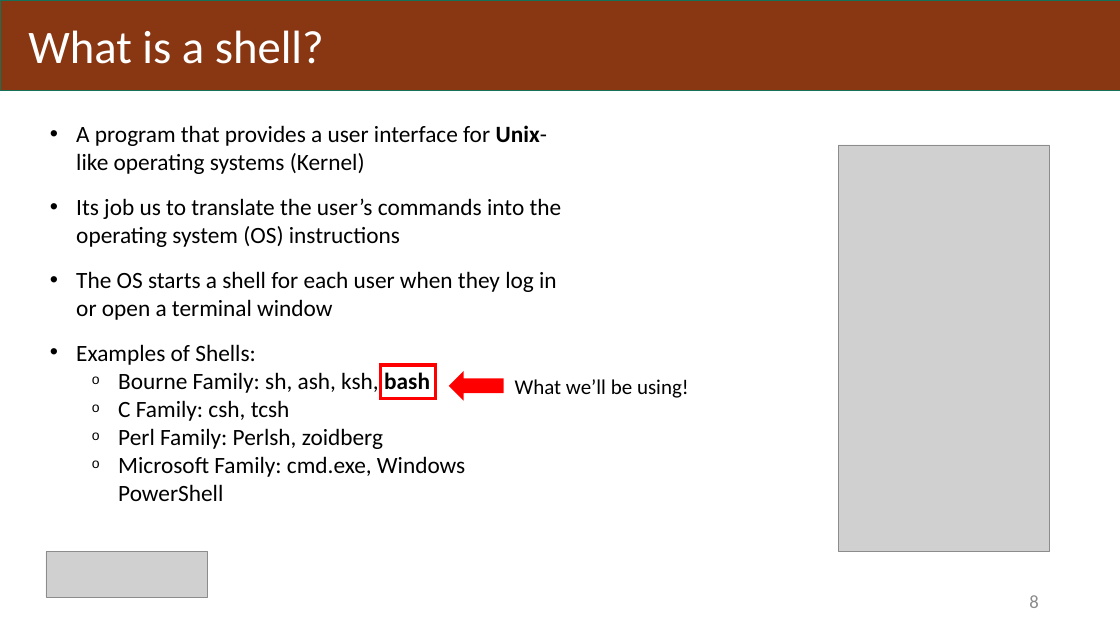
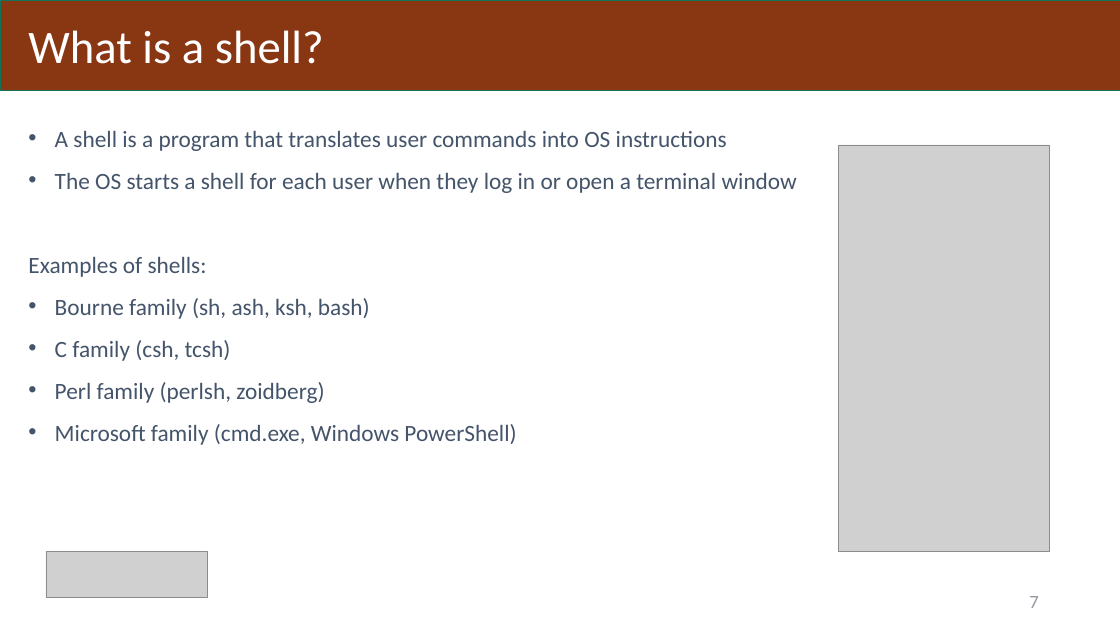
Before and after one commit to BangorUniversity/Research-Computing-Community, a slide deck: slide 7 of workshops/beginner_linux.pptx (slide 8 before the commit). Drawn at 1120x630 pixels with LibreOffice and Linux fonts; fonts in the diff are those of the drawing; grey boxes stand for pictures. Boxes give left, top, right and bottom in pixels: in the first picture for what was removed or moved away, otherwise in the second. Text is boxed around its words. In the diff, an @@ line names an element or a change of style, - is before the commit and + after.

```diff
--- a/workshops/beginner_linux.pptx
+++ b/workshops/beginner_linux.pptx
@@ text "A shell is a program ..." moved from (x1=76, y1=125, x2=562, y2=501) to (x1=28, y1=131, x2=797, y2=445) @@
@@ text at (x1=55, y1=131, x2=727, y2=151): text changed; text colour #000000 to #44546A @@
-• A program that provides a user interface for Unix-like operating systems (Kernel)
-• Its job us to translate the user’s commands into the operating system (OS) instructions
+• A shell is a program that translates user commands into OS instructions
@@ text at (x1=55, y1=173, x2=797, y2=193): text colour #000000 to #44546A in "The OS starts a shell for each ..."; line spacing 1 to 1.5 @@
@@ text at (x1=28, y1=257, x2=516, y2=445): text changed; text colour #000000 to #44546A @@
-• Examples of Shells:
-    o Bourne Family: sh, ash, ksh, bash
-    o C Family: csh, tcsh
-    o Perl Family: Perlsh, zoidberg
-    o Microsoft Family: cmd.exe, Windows PowerShell
+Examples of shells:
+• Bourne family (sh, ash, ksh, bash)
+• C family (csh, tcsh)
+• Perl family (perlsh, zoidberg)
+• Microsoft family (cmd.exe, Windows PowerShell)
@@ rectangle removed at (x1=380, y1=365, x2=435, y2=399) @@
@@ down arrow removed at (x1=449, y1=371, x2=504, y2=401) @@
@@ text removed at (x1=515, y1=379, x2=689, y2=398) @@
-  What we’ll be using!
@@ page number at (x1=1029, y1=596, x2=1038, y2=608): text changed; text colour #8C8C8C to #9499A1 @@
-8
+7
```
Also in this commit, not shown: 83 other slides changed, 1 slide removed.
